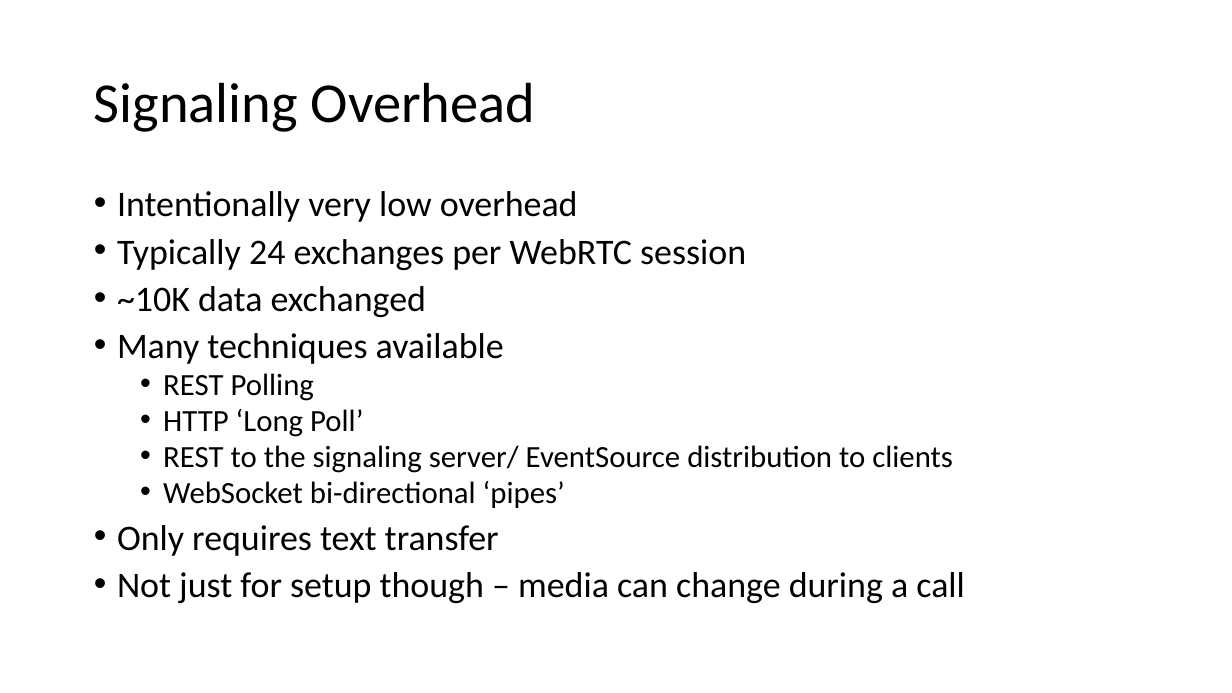
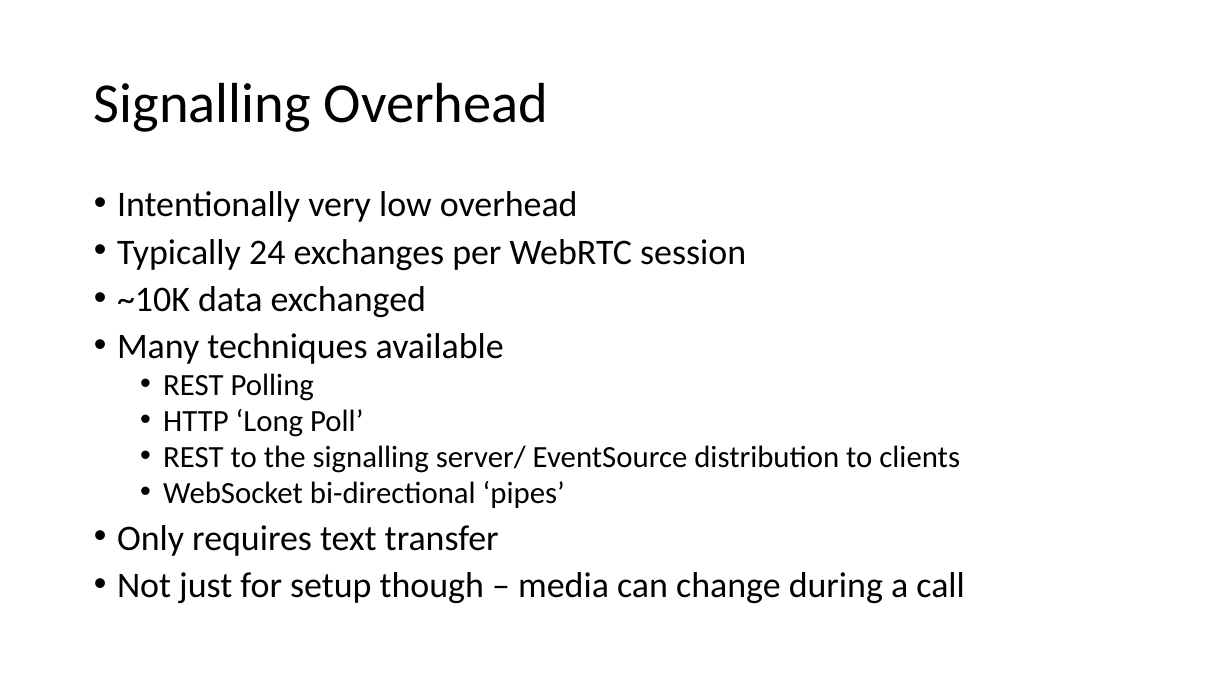
Before and after one commit to ipcortex/fac-workshop-materials, a slide deck: slide 13 of presentations/FAC9 Workshop.pptx. Drawn at 1232x693 pixels with LibreOffice and Linux fonts; fonts in the diff are those of the drawing. Boxes give left, top, right and bottom in pixels: in the first picture for what was removed or moved away, otherwise in the second. Text is boxed around its words. In the diff, an @@ line names an element or a change of style, - is before the commit and + after.

```diff
--- a/presentations/FAC9 Workshop.pptx
+++ b/presentations/FAC9 Workshop.pptx
@@ title at (94, 82, 548, 132): text changed @@
-Signaling Overhead
+Signalling Overhead
@@ text at (163, 445, 960, 473): text changed @@
-  • REST to the signaling server/ EventSource distribution to clients
+  • REST to the signalling server/ EventSource distribution to clients
```
Also in this commit, not shown: 18 other slides changed, 12 slides added, 6 slides removed, 1 other file.
